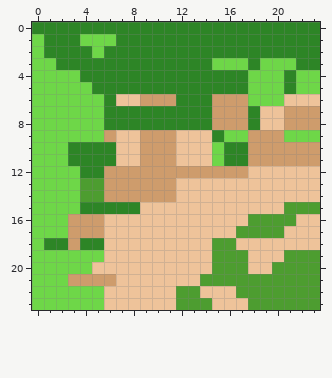
Two states of a pixel-art sprite, FarmingSim/Assets/Sprites/Tiles/NorthWest.png. The picture above was drawn from the file before the commit.
The file is 24x24 pixels.
And afterwards:
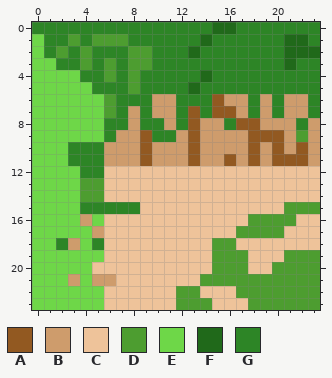
Palette (. is transparent): A #925921  B #ce9c6c  C #eec39a  D #4d9d30  E #6ed748  F #20691a  G #2d8526
Author's note on the commit: Fixed farm map north edge
From old to new:
y 0: x 15..16 GG -> FF
y 1: x 3..7 GEEEG -> DGDDD; x 14 G -> F; x 21..22 GG -> FF
y 2: x 2 G -> D; x 4..5 GE -> DG; x 8..9 GG -> DD; x 13 G -> F; x 21..23 GGG -> FFF
y 3: x 4 G -> D; x 6 G -> D; x 8..9 GG -> DD; x 15..17 EEE -> GGG; x 19..21 EEE -> GGF
y 4: x 6 G -> D; x 8 G -> D; x 14 G -> F; x 18..20 EEE -> GGG; x 22..23 EE -> GG
y 5: x 8 G -> D; x 13 G -> F; x 18..20 EEE -> GGG; x 22..23 EE -> GG
y 6: x 6..9 GCCB -> DGGG; x 15 B -> A; x 18..23 EEECCC -> GBGBBG
y 7: x 6 G -> D; x 8 G -> B; x 10..11 GG -> BB; x 13 G -> A; x 15..16 BB -> AA; x 19..20 CC -> BG; x 23 B -> G
y 8: x 8 G -> B; x 11 G -> B; x 13..14 GG -> AB; x 16..20 BBGCC -> GAABB; x 22 B -> G
y 9: x 6..23 BCCBBBCCCGEEBBBEEE -> GBBAGGBABBBBAAABDB
y 10: x 6..9 GCCB -> BBBA; x 12..18 CCCEGGB -> BABBBBA; x 20 B -> A; x 22 B -> A
y 11: x 6..9 GCCB -> BBBA; x 12..18 CCCEGGB -> BABBABA; x 20..22 BBB -> AAA
y 12: x 6..17 BBBBBBBBBBBB -> CCCCCCCCCCCC
y 13..14: x 6..11 BBBBBB -> CCCCCC
y 16: x 3 B -> E; x 5 B -> E
y 17: x 3..4 BB -> EE
y 18: x 1 G -> E; x 4 G -> E
y 21: x 4 B -> E
Pixel boxes of the changes (left, top, right, bottom) in both pictures:
changed: (44, 22, 320, 286)
